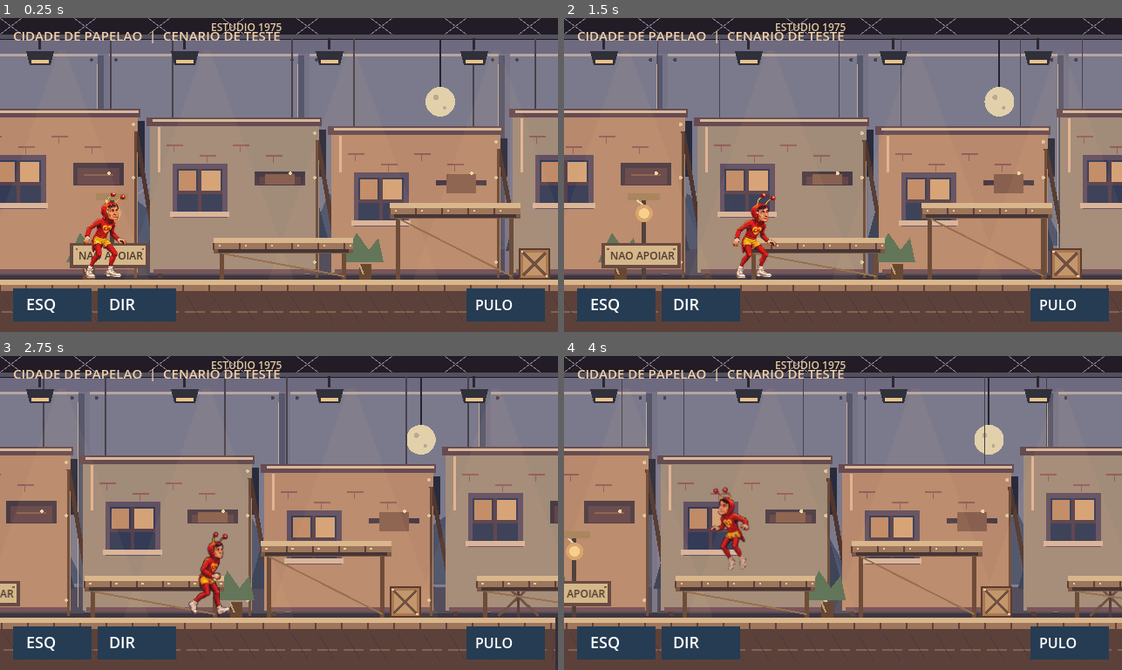
Above: before the commit, frames 1-4 (two rows, left to right).
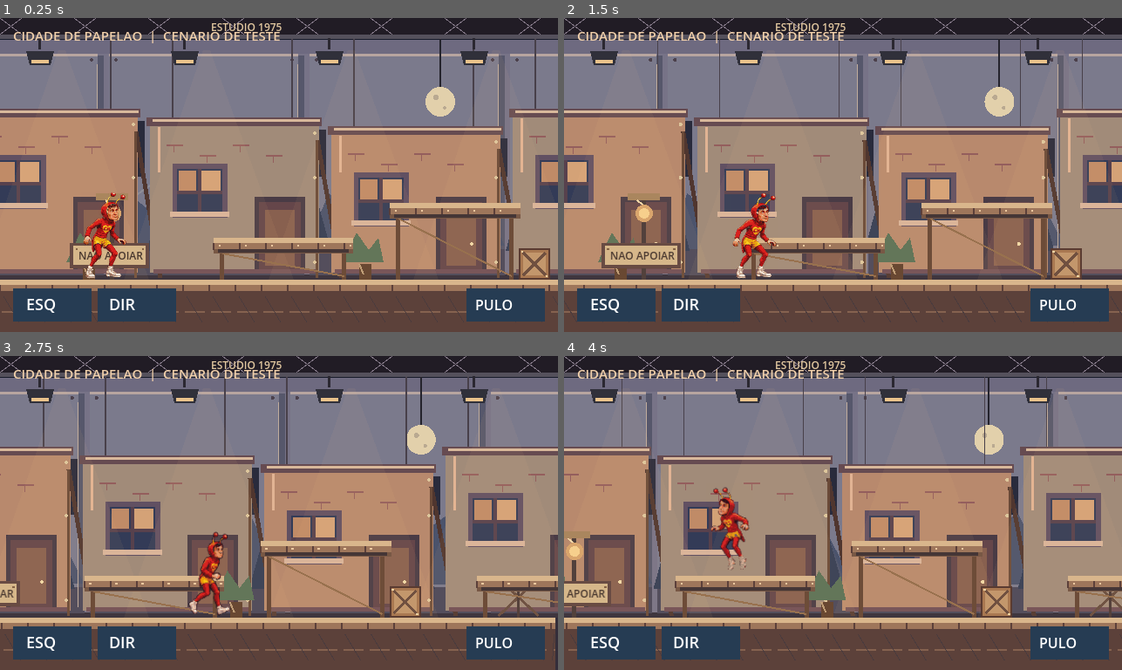
Above: after the commit, the same moments.

Repository: integro-app/chapolin-adventures
Game: Godot game, scene res://scenes/main.tscn
The game is run twice, just before and just after one commit, with the same random seed, the same clock (stepped at 60 frames per second) and the same inputs.
Inputs (mouse positions are in pixels of both pictures, inside the frame that each line leads up to):
- Up to frame 1 (0.25 s): no input
- Up to frame 2 (1.5 s): tap Enter (ui_accept) at 0.5, 0.77 s; move the mouse to (965, 159) at 0.52 s; hold Right (ui_right) 0.53-1.25 s; click (965, 159) at 0.67 s; drag from (731, 190) to (815, 237) at 1.27 s
- Up to frame 3 (2.75 s): move the mouse to (334, 443) at 2.02 s; hold Right (ui_right) from 2.03 s (still down)
- Up to frame 4 (4 s): release Right (ui_right) at 2.75 s; drag from (815, 575) to (675, 465) at 2.77 s; move the mouse to (1010, 560) at 3.52 s; hold Left (ui_left) from 3.53 s (still down); tap Enter (ui_accept) at 3.77 s

The runs differ from the first frame. In frame 1, 5.4% of the frame differs, in the area x 13-88%, y 46-80%; in frame 2, 5.7%; in frame 3, 6.2%, in the area x 1-100%, y 46-80%; in frame 4, 6.1%.

Commit message:
Ajusta proporcoes das portas pintadas e evita dimensoes invalidas

Diff:
--- a/scripts/main.gd
+++ b/scripts/main.gd
@@ -259,10 +259,10 @@
 
 		# Porta sem profundidade; moldura com madeira aparente na lateral.
 		var door_x := x + 125.0
-		draw_rect(Rect2(door_x - 5.0, top + 54.0, 58.0, 138.0 - top), Color("#493b45"))
-		draw_rect(Rect2(door_x, top + 60.0, 48.0, 131.0 - top), Color("#65464a"))
-		draw_rect(Rect2(door_x + 7.0, top + 69.0, 34.0, 110.0 - top), Color("#88604f"))
-		draw_circle(Vector2(door_x + 36.0, 178.0), 2.0, Color("#f0d8a7"))
+		draw_rect(Rect2(door_x - 5.0, 205.0, 58.0, 87.0), Color("#493b45"))
+		draw_rect(Rect2(door_x, 211.0, 48.0, 81.0), Color("#65464a"))
+		draw_rect(Rect2(door_x + 7.0, 220.0, 34.0, 64.0), Color("#88604f"))
+		draw_circle(Vector2(door_x + 36.0, 259.0), 2.0, Color("#f0d8a7"))
 		draw_rect(Rect2(x + 4.0, 288.0, 186.0, 5.0), Color("#715057"))
 
 		# Por tras do painel: escoras e parafusos da cenografia.
